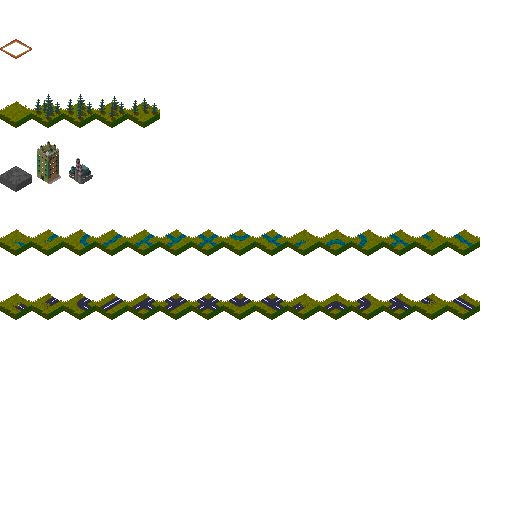
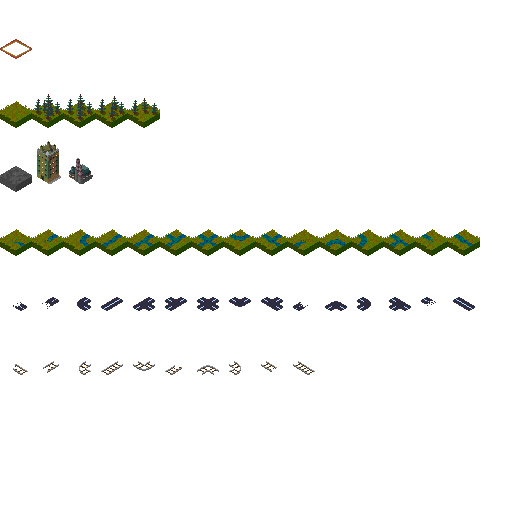
Revision of a layered 512 × 512 image; what changed, layer by layer:
added group "rails" with 10 layers above "road" over [13, 361, 315, 375]
added layer "road_-s-- #2" in group "rails" over [293, 361, 315, 375]
added layer "road_n-we #2" in group "rails" over [261, 361, 277, 372]
added layer "road_n-w- #2" in group "rails" over [229, 361, 241, 375]
added layer "road_nswe #2" in group "rails" over [197, 365, 219, 375]
added layer "road_nsw- #2" in group "rails" over [165, 365, 182, 375]
added layer "road_ns-e #2" in group "rails" over [133, 361, 155, 371]
added layer "road_ns-- #2" in group "rails" over [101, 361, 123, 375]
added layer "road_n--- #2" in group "rails" over [43, 361, 59, 373]
painted on "road_--we" over [448, 293, 480, 320]
painted on "road_--w-" over [416, 293, 448, 320]
painted on "road_-swe" over [384, 293, 416, 320]
painted on "road_-sw-" over [352, 293, 384, 320]
painted on "road_-s-e" over [320, 293, 352, 320]
painted on "road_-s--" over [288, 293, 320, 320]
painted on "road_n-we" over [256, 293, 288, 320]
painted on "road_n-w-" over [224, 293, 256, 320]
painted on "road_nswe" over [192, 293, 224, 320]
painted on "road_nsw-" over [160, 293, 192, 320]
painted on "road_ns-e" over [128, 293, 160, 320]
painted on "road_ns--" over [96, 293, 128, 320]
painted on "road_n--e" over [64, 293, 96, 320]
painted on "road_n---" over [32, 293, 64, 320]
painted on "river_---e #1" over [0, 293, 32, 320]
…and 2 more changes (2 added)
